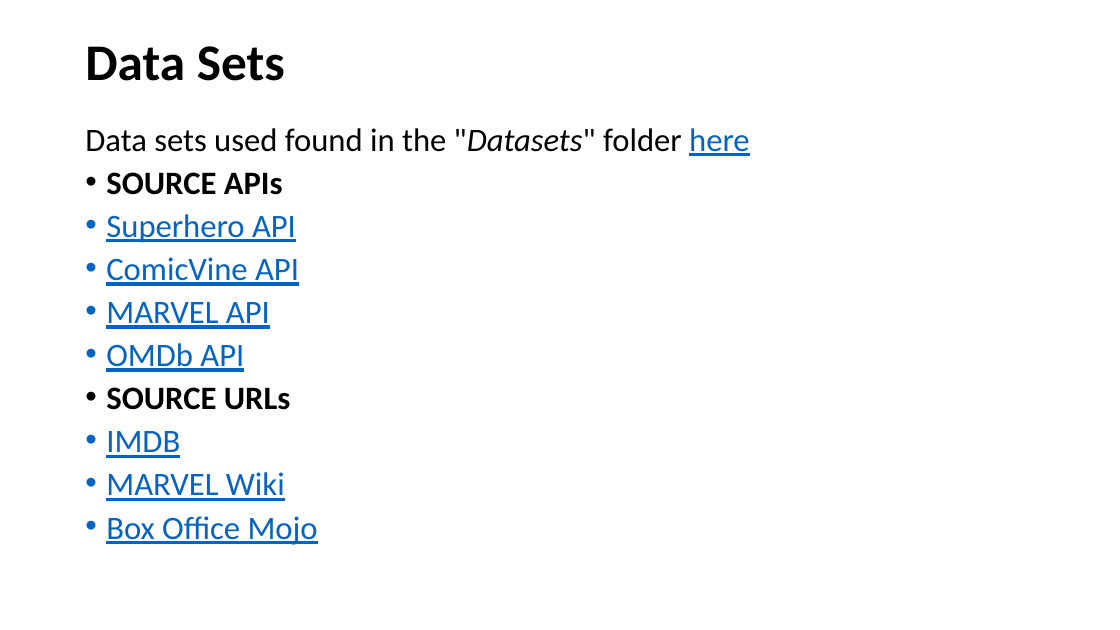
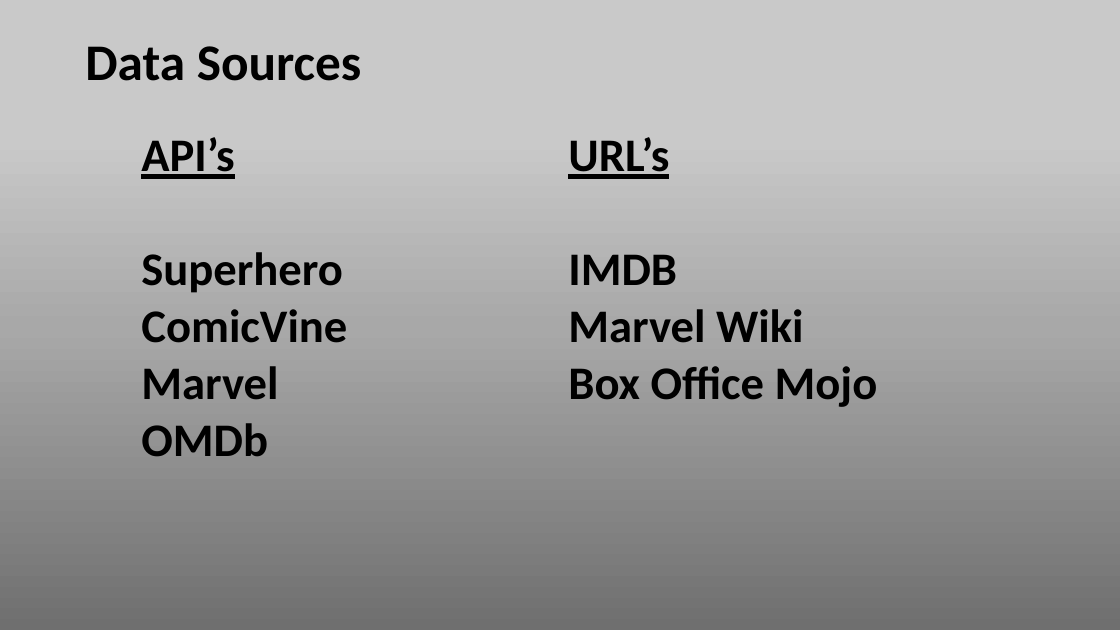
Before and after one commit to RyanSchraeder/Team-Aurora-Marvels, a slide deck: slide 4 of Project_1_Superheros.pptx (slide 5 before the commit). Drawn at 1120x630 pixels with LibreOffice and Linux fonts; fonts in the diff are those of the drawing. Boxes give left, top, right and bottom in pixels: in the first picture for what was removed or moved away, otherwise in the second. Text is boxed around its words. In the diff, an @@ line names an element or a change of style, - is before the commit and + after.

```diff
--- a/Project_1_Superheros.pptx
+++ b/Project_1_Superheros.pptx
@@ background #FFFFFF to gradient #6F6F6F to #A8A8A8 to #C9C9C9 @@
@@ title at (85,46,362,81): text changed @@
-Data Sets
+Data Sources
@@ text removed at (85,128,750,545) @@
-Data sets used found in the "Datasets" folder here
-• SOURCE APIs
-• Superhero API
-• ComicVine API
-• MARVEL API
-• OMDb API
-• SOURCE URLs
-• IMDB
-• MARVEL Wiki
-• Box Office Mojo
@@ table added at (133,124,986,630), 1 rows, 2 columns @@
+API’s / Superhero / ComicVine / Marvel / OMDb | URL’s / IMDB / Marvel Wiki / Box Office Mojo
```
Also in this commit, not shown: 3 other slides changed, 20 slides added, 23 slides removed.
